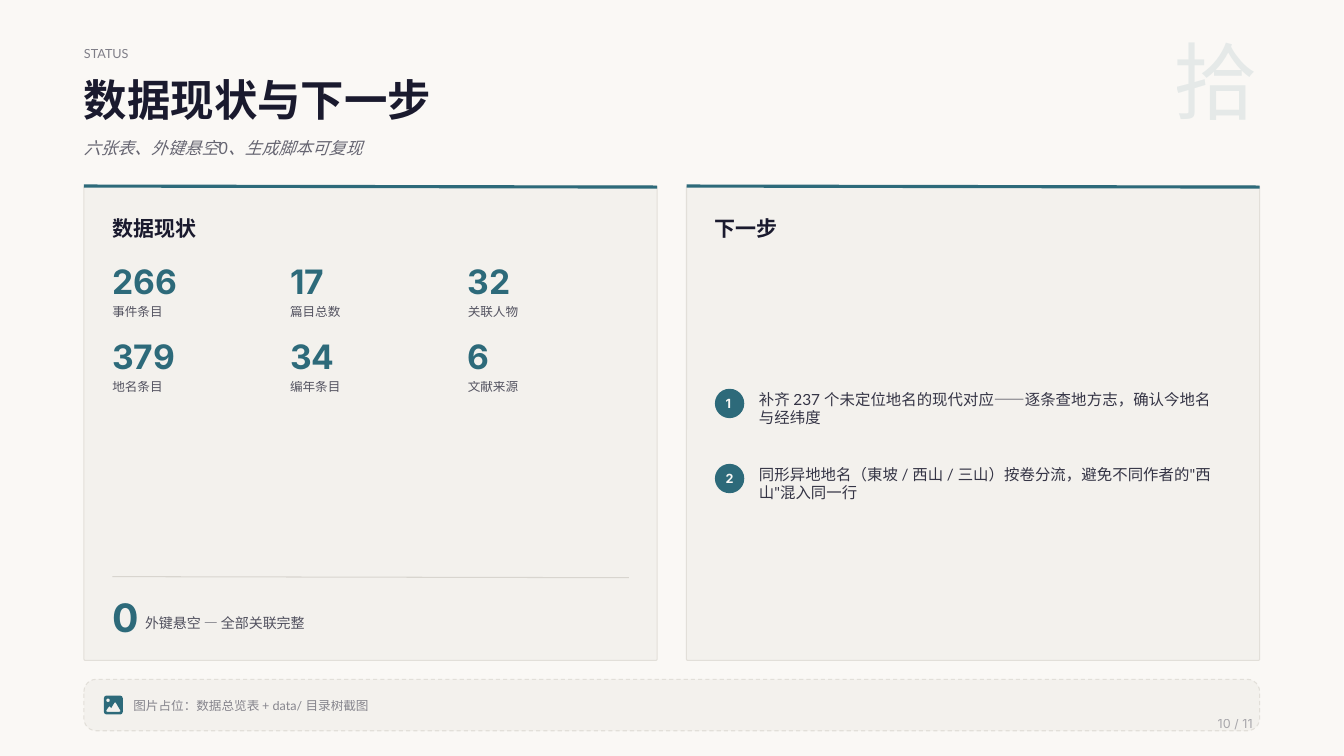
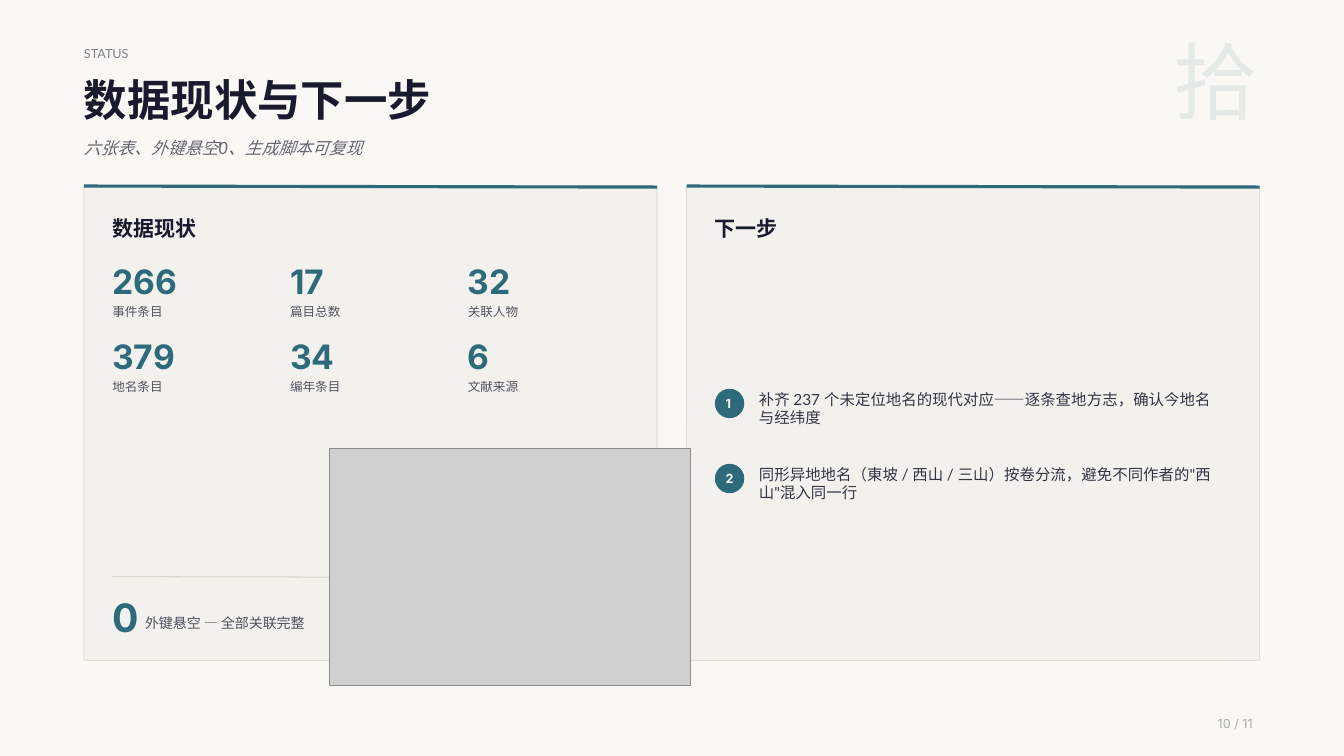
Before and after one commit to puremapping/changjiang-youji, a slide deck: slide 10 of presentation/数据收集汇报_20261103/ppt/一条长江，五个时代.pptx. Drawn at 1344x756 pixels with LibreOffice and Linux fonts; fonts in the diff are those of the drawing; grey boxes stand for pictures. Boxes give left, top, right and bottom in pixels: in the first picture for what was removed or moved away, otherwise in the second. Text is boxed around its words. In the diff, an @@ line names an element or a change of style, - is before the commit and + after.

```diff
--- a/presentation/数据收集汇报_20261103/ppt/一条长江，五个时代.pptx
+++ b/presentation/数据收集汇报_20261103/ppt/一条长江，五个时代.pptx
@@ picture added at [330,448,691,686] @@
@@ rounded rectangle removed at [84,680,1259,731] @@
@@ freeform shape removed at [104,696,123,715] @@
@@ text removed at [133,700,369,711] @@
-图片占位：数据总览表 + data/ 目录树截图
```
Also in this commit, not shown: 7 other slides changed, 1 slide removed.
